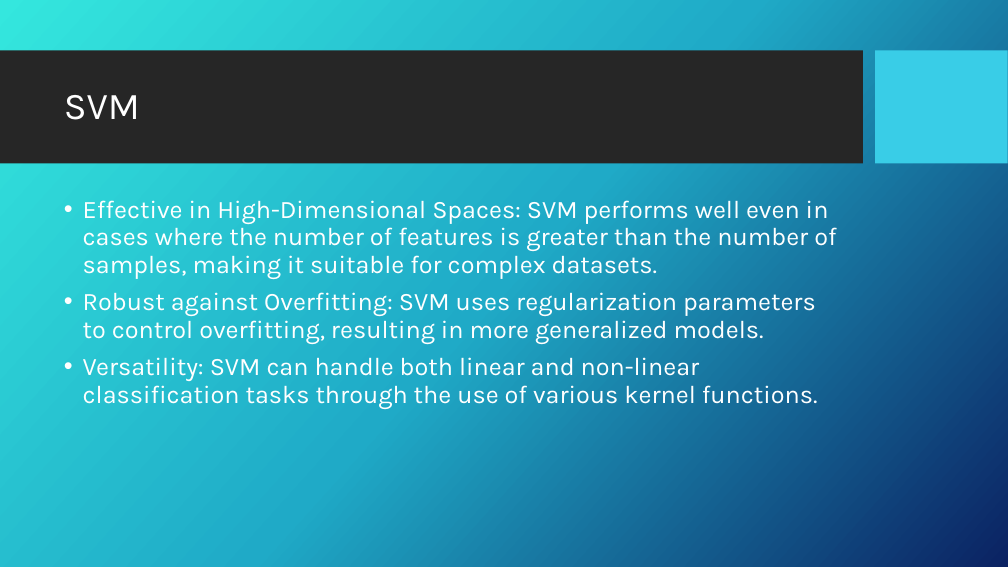
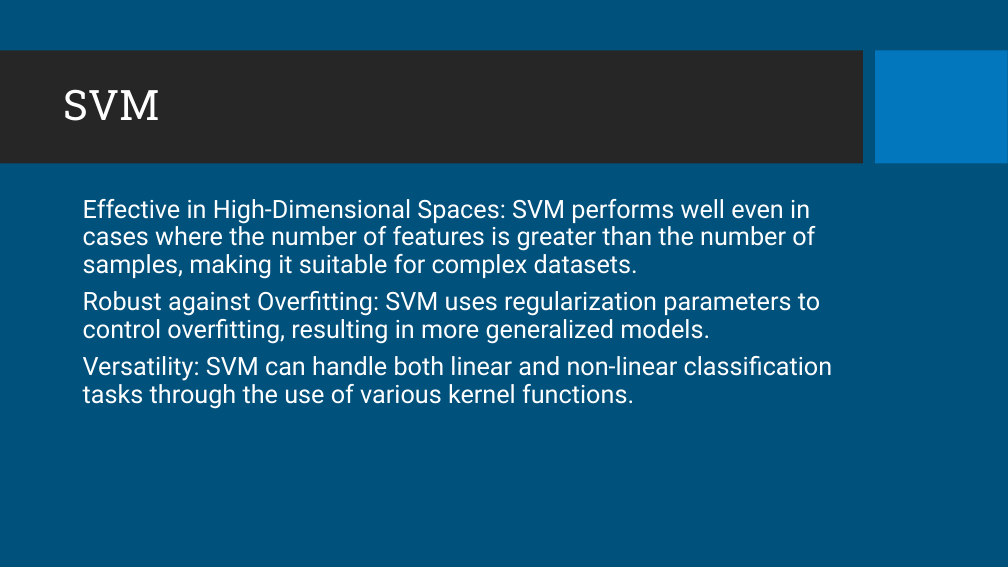
Before and after one commit to MasteriNeuron/Credit_Card, a slide deck: slide 9 of documents/DPR.pptx. Drawn at 1008x567 pixels with LibreOffice and Linux fonts; fonts in the diff are those of the drawing; background and template pictures are left out. Boxes give left, top, right and bottom in pixels: in the first picture for what was removed or moved away, otherwise in the second. Text is boxed around its words. In the diff, an @@ line names an element or a change of style, - is before the commit and + after.

```diff
--- a/documents/DPR.pptx
+++ b/documents/DPR.pptx
@@ background picture (left out) to #00517C @@
@@ rectangle at (876, 51, 1008, 164): fill #39CDE7 to #0277BD @@
@@ title "SVM" at (64, 89, 160, 121): size 36 to 40 pt, font Karla to Roboto Slab @@
@@ text "Effective in High-Dimensional Spaces: SVM ..." at (83, 199, 833, 409): font Karla to Roboto; bullet • to ●; less space between paragraphs; more space between paragraphs @@
```
Also in this commit, not shown: 11 other slides changed, 37 other files.
